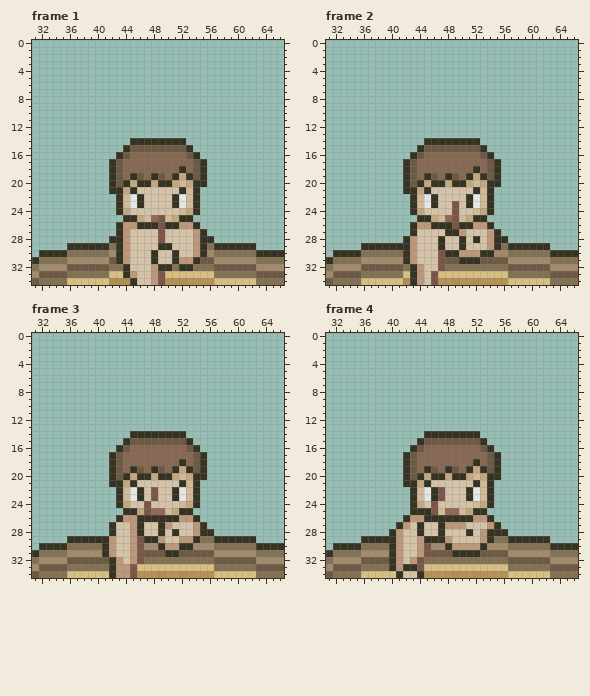
One commit to this pixel-art file: assets/02_architecture/03_brewery/cuve_v2.aseprite. Above: the version before the commit.
100x116 pixels, 26 frames. Colours within 5 levels of each other are drawn and written as one. Shown: frame 1: x 31..66, y 0..34; frame 2: x 31..66, y 0..34; frame 3: x 31..66, y 0..34; frame 4: x 31..66, y 0..34. The commit also changed other frames or places, which this record leaves out.
The result:
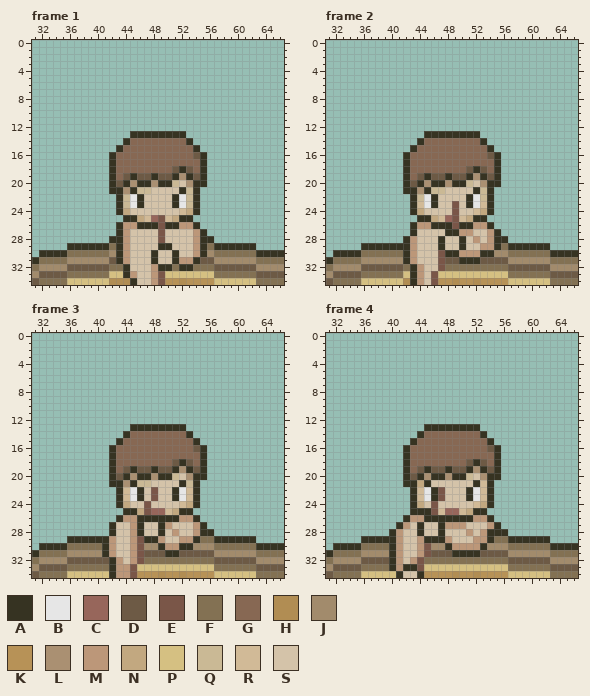
Palette (. is transparent): A #363322  B #e6e6e6  C #97665b  D #6d5a45  E #7a5648  F #837153  G #876853  H #b18d53  J #a28b6c  K #b79257  L #aa9072  M #bc9779  N #c2a880  P #d5c082  Q #cab995  R #d1ba97  S #d4c3a9
The exact change:
Changed rows in their new state; - is an unchanged pixel.
Frame 1, layer "Personnage":
first column x 42:
13 ---AAAAAAAA---
14 --AGGGGGGGGA--
15 -AGGGGGGGGGGA-
16 AGG--------GDA
17 -G----------G-
18 -G-------D-DG-
19 -GD--D--D-L---
20 ---L--L--QSL--
21 --L-QQ-----Q--
22 --Q--------Q--
23 --Q--------Q--
Frame 2, layer "Personnage":
first column x 42:
13 ---AAAAAAAA---
14 --AGGGGGGGGA--
15 -AGGGGGGGGGGA-
16 AGG--------GDA
17 -G----------G-
18 -G-------D-DG-
19 -GD--D--D-L---
20 ---L--L--QSL--
21 --L-QQ-----Q--
22 --Q--------Q--
first column x 51:
27 M--
28 -M-
29 --M
Frame 3, layer "Personnage":
first column x 42:
13 ---AAAAAAAA---
14 --AGGGGGGGGA--
15 -AGGGGGGGGGGA-
16 AGG--------GDA
17 -G----------G-
18 -G-------D-DG-
19 -GD--D--D-L---
20 ---L--L--QSL--
21 --L-QQ-----Q--
first column x 51:
28 M
Frame 4, layer "Personnage":
first column x 42:
13 ---AAAAAAAA---
14 --AGGGGGGGGA--
15 -AGGGGGGGGGGA-
16 AGG--------GDA
17 -G----------G-
18 -G-------D-DG-
19 -GD--D--D-L---
20 ---L--L--QSL--
first column x 51:
28 M-
29 -M
